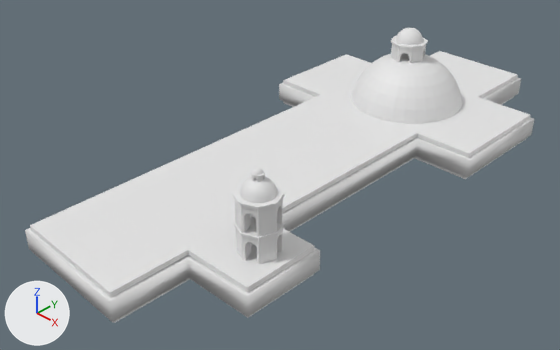
What one commit did to the Blender file blender/church.blend.
Camera for both pictures: a 50 mm camera at (3.5, -2.62, 1.73) aimed at (1.87, -0.95, 0.36). The axes (+X, +Y, +Z) are drawn at lower left. The lights are the same throughout.

Script lines for the objects in view, before the commit:
```python
me_cylinder_000 = bpy.data.meshes.new('Cylinder.000')
me_cylinder_000.from_pydata(...)  # 336 vertices, 178 faces; spans x -1.0..1.0, y -1.0..1.0, z -4.32..1.0
me_cylinder_001 = bpy.data.meshes.new('Cylinder.001')
me_cylinder_001.from_pydata(...)  # an 8-sided cylinder along z spanning x -1.0..1.0, y -1.0..1.0, z -1.0..1.0
me_cylinder_003 = bpy.data.meshes.new('Cylinder.003')
me_cylinder_003.from_pydata(...)  # 148 vertices, 85 faces; spans x -1.0..1.0, y -1.0..1.0, z -1.0..1.0
ob_cupola2 = bpy.data.objects.new('cupola2', me_cylinder_000)
ob_cupola2.location = (2.201, -1.369, 0.574)
ob_cupola2.scale = (0.066, 0.066, 0.0353)
ob_cupola_001 = bpy.data.objects.new('cupola.001', me_cylinder_003)
ob_cupola_001.location = (2.2, -1.369, 0.668)
ob_cupola_001.scale = (0.0182, 0.0182, 0.00975)
ob_roof_001 = bpy.data.objects.new('roof.001', me_cylinder_001)
ob_roof_001.parent = ob_cupola2
ob_roof_001.matrix_parent_inverse = Matrix(((0.788, 0.0, 0.0, 0.0), (0.0, 0.788, 0.0, 0.0), (0.0, 0.0, 1.473, 1.023), (0.0, 0.0, 0.0, 1.0)))
ob_roof_001.location = (0.0, 0.0, 0.0)
ob_roof_001.scale = (1.36, 1.36, 0.0687)
# also in view: 'Sphere' at (1.89, -0.25, 0.5); 'cupola' at (1.88, -0.25, 0.63); 'church_cover' at (1.86, -0.75, 0.37); 'Sphere.002' at (2.2, -1.37, 0.64)
```
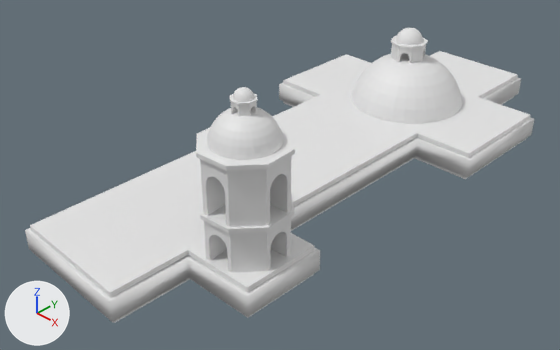
What changed in the scene script:
```text
Change ob_cupola_001:
    ob_cupola_001.location: (2.2, -1.369, 0.668) -> (2.162, -1.379, 0.869)
    ob_cupola_001.rotation_euler: (0.0, 0.0, 0.0) -> (0.0, 0.0, -0.328)  # degrees (0, 0, 0) -> degrees (0, 0, -19)
    ob_cupola_001.scale: (0.0182, 0.0182, 0.00975) -> (0.0356, 0.0356, 0.019)
Change ob_cupola2:
    ob_cupola2.location: (2.201, -1.369, 0.574) -> (2.164, -1.38, 0.687)
    ob_cupola2.rotation_euler: (0.0, 0.0, 0.0) -> (0.0, 0.0, -0.328)  # degrees (0, 0, 0) -> degrees (0, 0, -19)
    ob_cupola2.scale: (0.066, 0.066, 0.0353) -> (0.129, 0.129, 0.0689)
```

Location of each change, [x1, y1, x2, y2] in pixels of the pictures (560 x 350 px):
'cupola2', moved, turned, rescaled: before [235, 198, 283, 264]; after [200, 156, 292, 273]
'Sphere.002', moved, turned, rescaled: before [240, 177, 277, 203]; after [207, 107, 283, 160]
'roof.001', moved, turned, rescaled: before [233, 183, 285, 209]; after [196, 126, 295, 171]
'roof.002', moved, turned, rescaled: before [234, 217, 285, 240]; after [200, 193, 294, 233]
'cupola.001', moved, turned, rescaled: before [251, 174, 265, 182]; after [231, 101, 257, 117]
'Sphere.003', moved, turned, rescaled: before [253, 167, 263, 175]; after [233, 87, 254, 102]
'roof.003', moved, turned, rescaled: before [251, 170, 265, 177]; after [230, 93, 258, 105]
